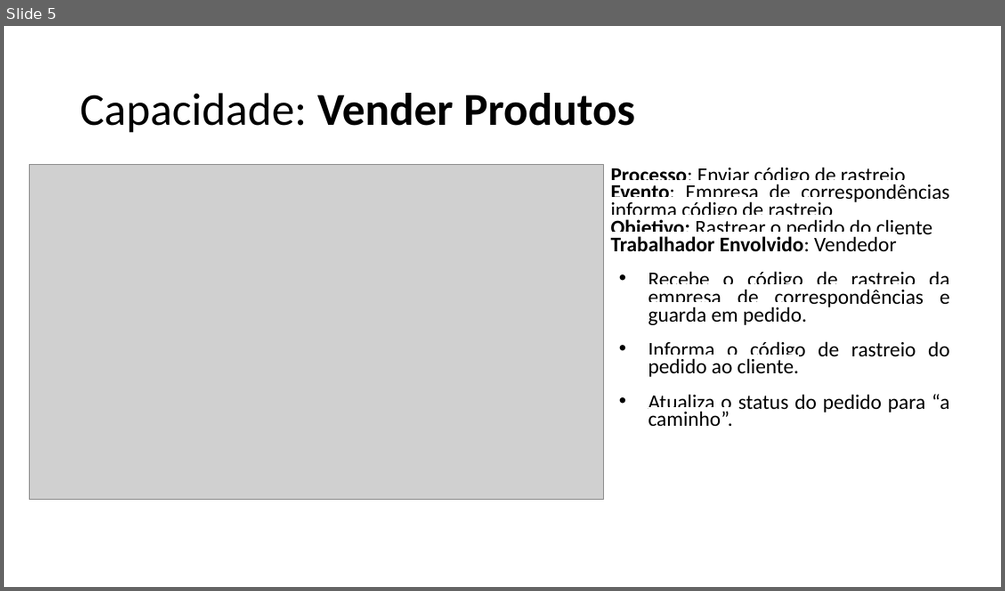
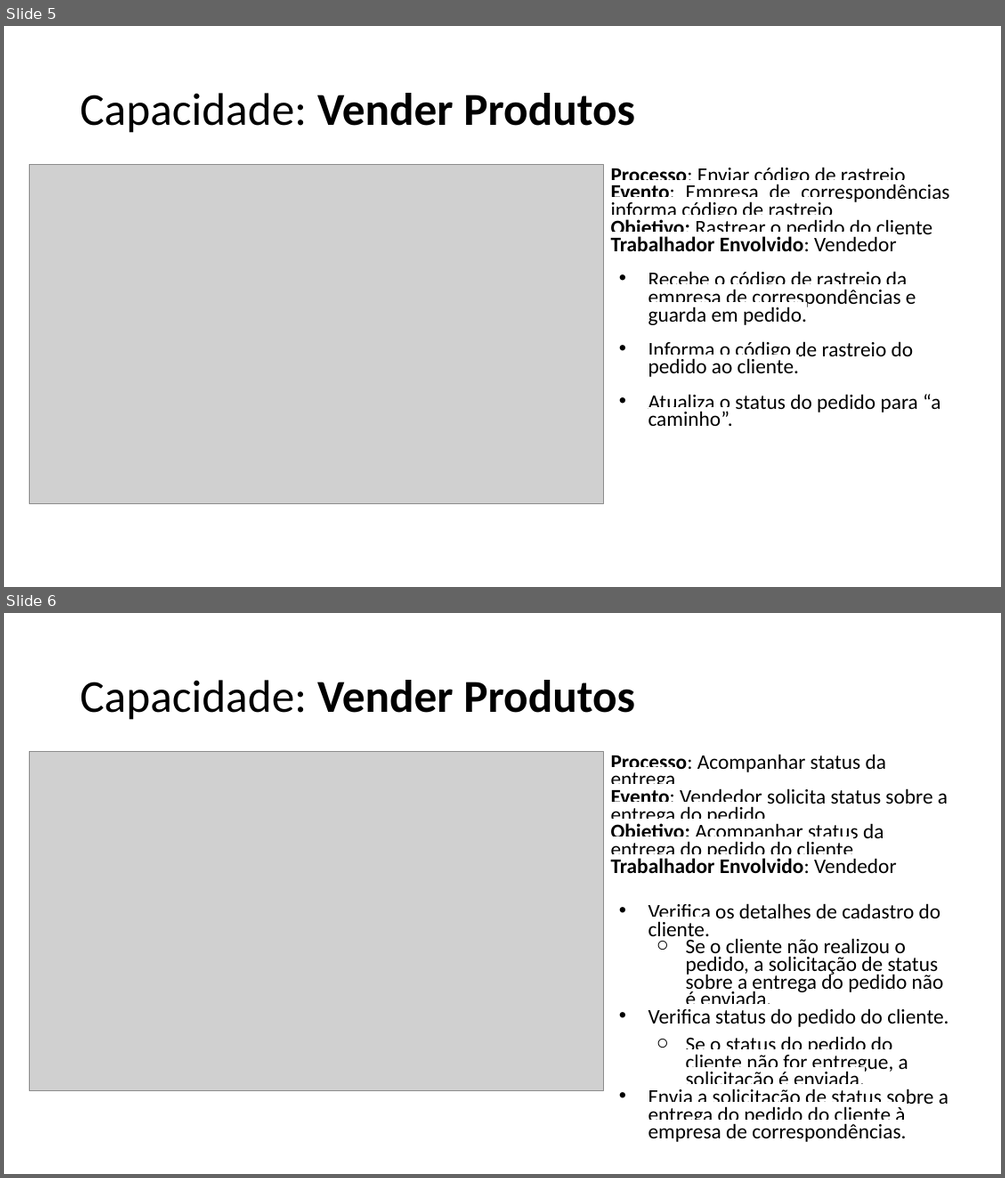
Before and after one commit to emersonsoaresdasilva/projeto-ope, a slide deck: 18-Descrição dos Processos de Negócio.pptx. Shown one above the other, each under a label of ours: slide 5 before the commit, slides 5 and 6 after it. The pictures are 1005x591 and 1005x1178 pixels, drawn with LibreOffice and Linux fonts; fonts in the diff are those of the drawing; grey boxes stand for pictures. Boxes give left, top, right and bottom in pixels: in the first picture for what was removed or moved away, otherwise in the second. Text is boxed around its words. In the diff, an @@ line names an element or a change of style, - is before the commit and + after.

```diff
--- a/18-Descrição dos Processos de Negócio.pptx
+++ b/18-Descrição dos Processos de Negócio.pptx
@@ slide 6 added at (4, 613, 1001, 1174), background #FFFFFF @@
@@ title added at (80, 680, 635, 720), 44 pt, text #000000, bold @@
+Capacidade: Vender Produtos
@@ picture added at (29, 751, 603, 1090) @@
@@ text added at (611, 754, 948, 1142), 20 pt, text #000000 @@
+Processo: Acompanhar status da entrega
+Evento: Vendedor solicita status sobre a entrega do pedido
+Objetivo: Acompanhar status da entrega do pedido do cliente
+Trabalhador Envolvido: Vendedor
+• Verifica os detalhes de cadastro do cliente.
+  ○ Se o cliente não realizou o pedido, a solicitação de status sobre a entrega do pedido não é enviada.
+• Verifica status do pedido do cliente.
+  ○ Se o status do pedido do cliente não for entregue, a solicitação é enviada.
+• Envia a solicitação de status sobre a entrega do pedido do cliente à empresa de correspondências.
@@ slide 5 changed as well @@
@@ picture: place and size @@
-picture at (29, 164, 603, 499)
+picture at (29, 164, 603, 503)
@@ text at (648, 271, 940, 426): alignment justified to left @@
```
Also in this commit, not shown: 21 other slides changed, 15 other files.
